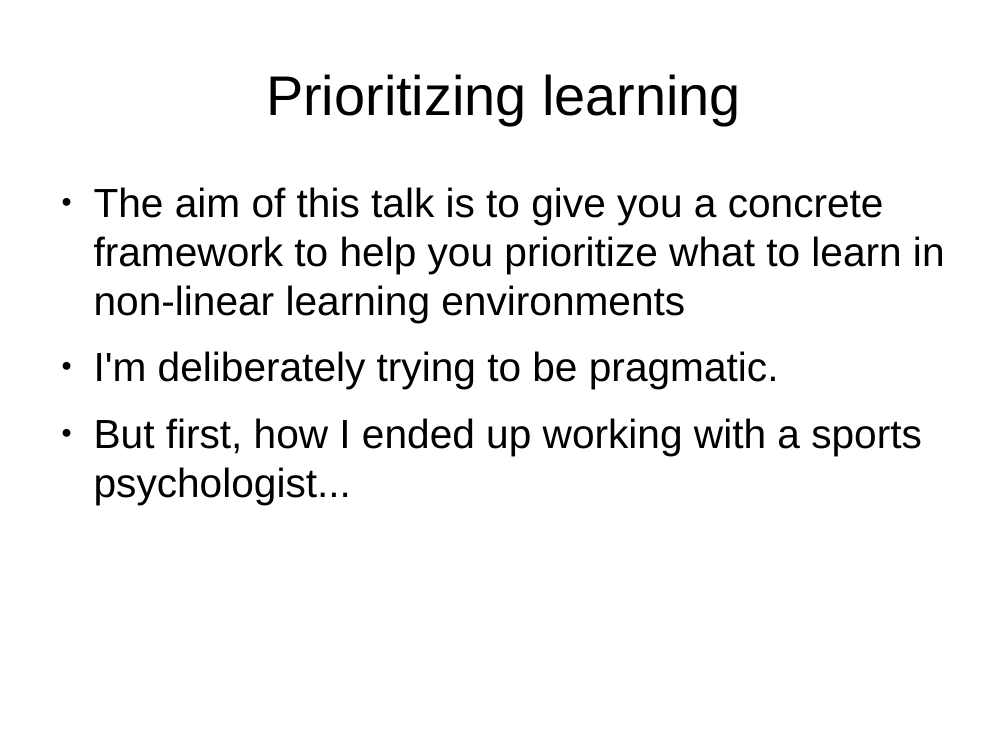
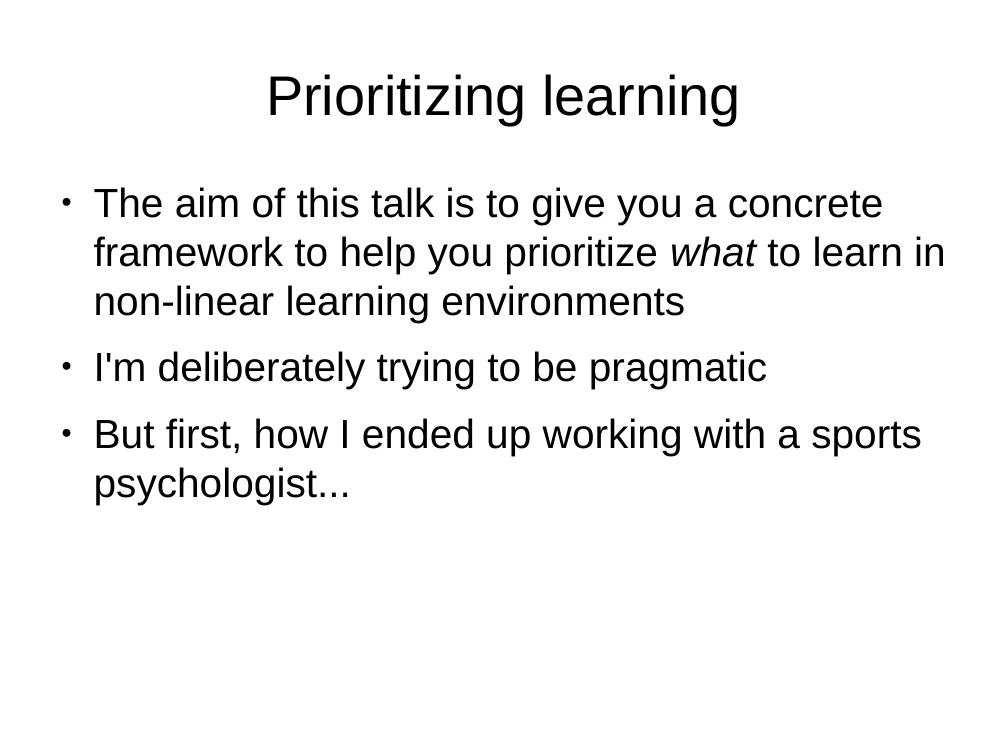
Before and after one commit to shuttle1987/CompCon2016, a slide deck: slide 3 of Slides.odp. Drawn at 1008x756 pixels with LibreOffice and Linux fonts; fonts in the diff are those of the drawing. Boxes give left, top, right and bottom in pixels: in the first picture for what was removed or moved away, otherwise in the second. Text is boxed around its words. In the diff, an @@ line names an element or a change of style, - is before the commit and + after.

```diff
--- a/Slides.odp
+++ b/Slides.odp
@@ text at (94, 187, 946, 322): italic on in "what" @@
@@ text at (94, 351, 767, 389): text changed @@
-● I'm deliberately trying to be pragmatic.
+● I'm deliberately trying to be pragmatic
```
Also in this commit, not shown: 2 other slides changed, 1 slide added, 1 slide removed.
